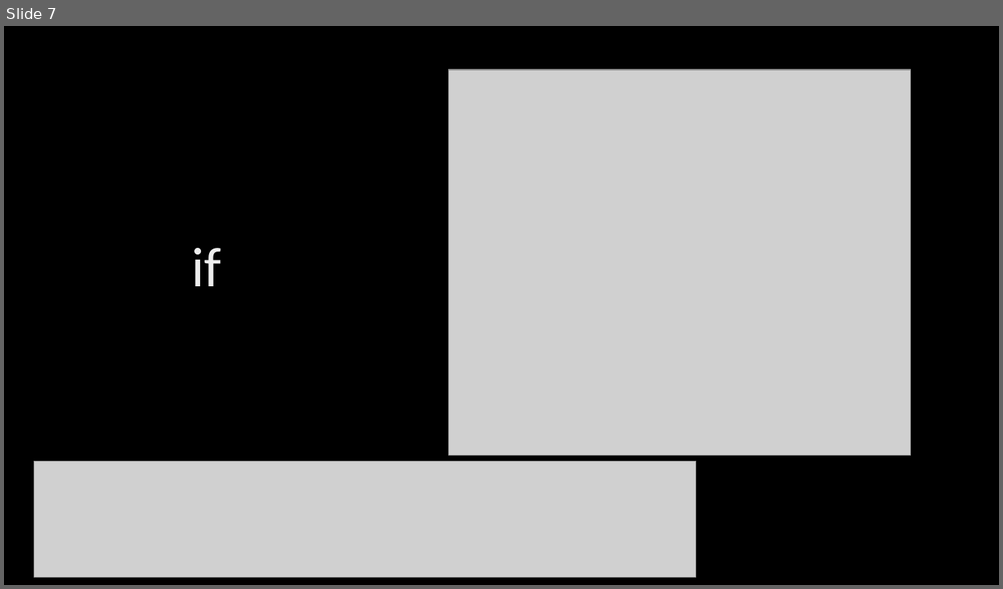
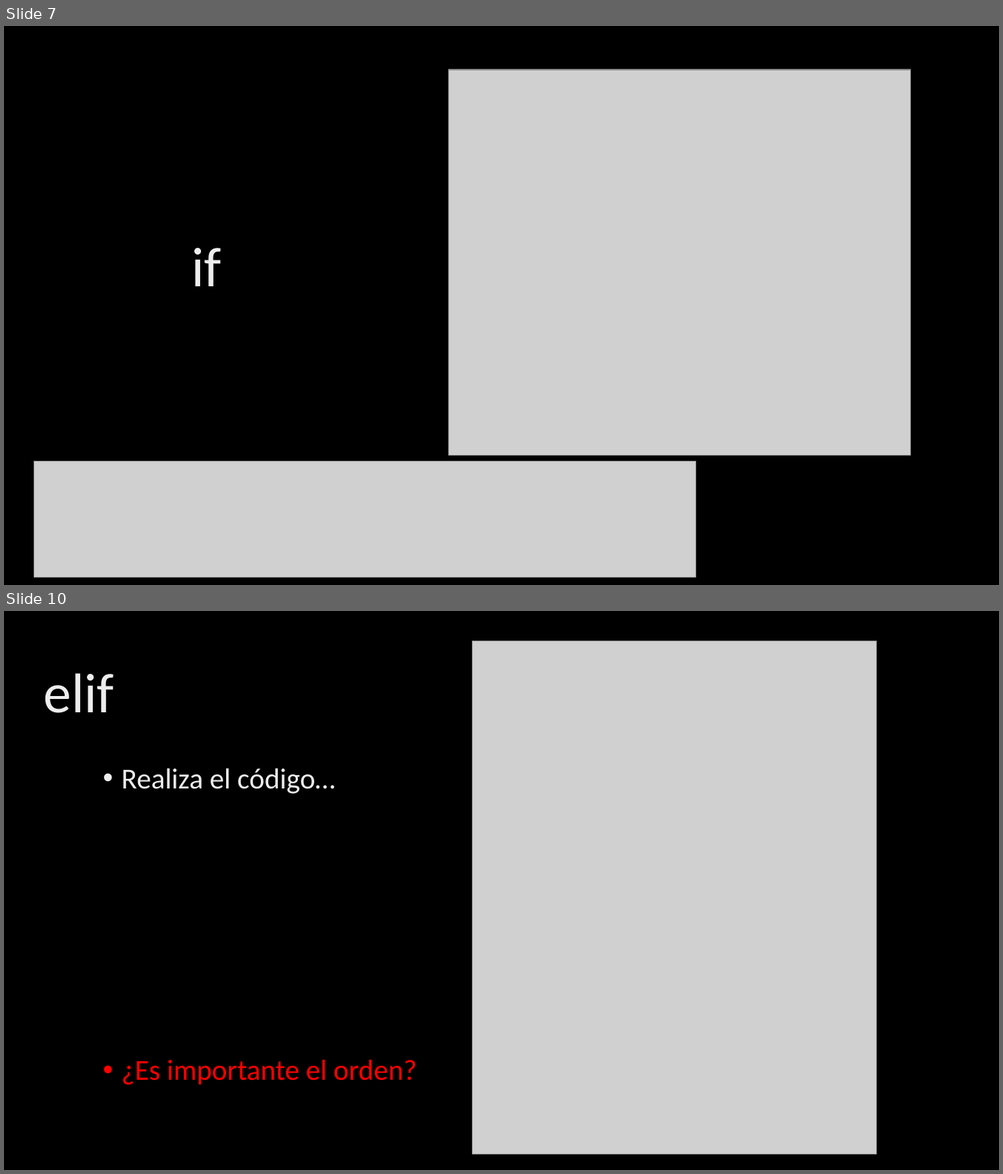
Before and after one commit to franvazgom/DAW-python, a slide deck: Docs/05_SentenciasDeControl.pptx. Shown one above the other, each under a label of ours: slide 7 before the commit, slides 7 and 10 after it; the slides between them are not shown. The pictures are 1003x589 and 1003x1174 pixels, drawn with LibreOffice and Linux fonts; fonts in the diff are those of the drawing; grey boxes stand for pictures; background and template pictures are left out. Boxes give left, top, right and bottom in pixels: in the first picture for what was removed or moved away, otherwise in the second. Text is boxed around its words. In the diff, an @@ line names an element or a change of style, - is before the commit and + after.

```diff
--- a/Docs/05_SentenciasDeControl.pptx
+++ b/Docs/05_SentenciasDeControl.pptx
@@ slide 10 added at bbox=[4, 611, 999, 1170], background picture (left out) @@
@@ picture added at bbox=[472, 641, 876, 1155] @@
@@ title added at bbox=[43, 673, 114, 713], 54 pt, text gradient #BFBFBF to #EDEDED to #FFFFFF @@
+elif
@@ text added at bbox=[122, 768, 416, 1085], 28 pt, text #FF0000 @@
+• Realiza el código…
+• ¿Es importante el orden?
```
Also in this commit, not shown: 2 other slides added, 2 other files.
